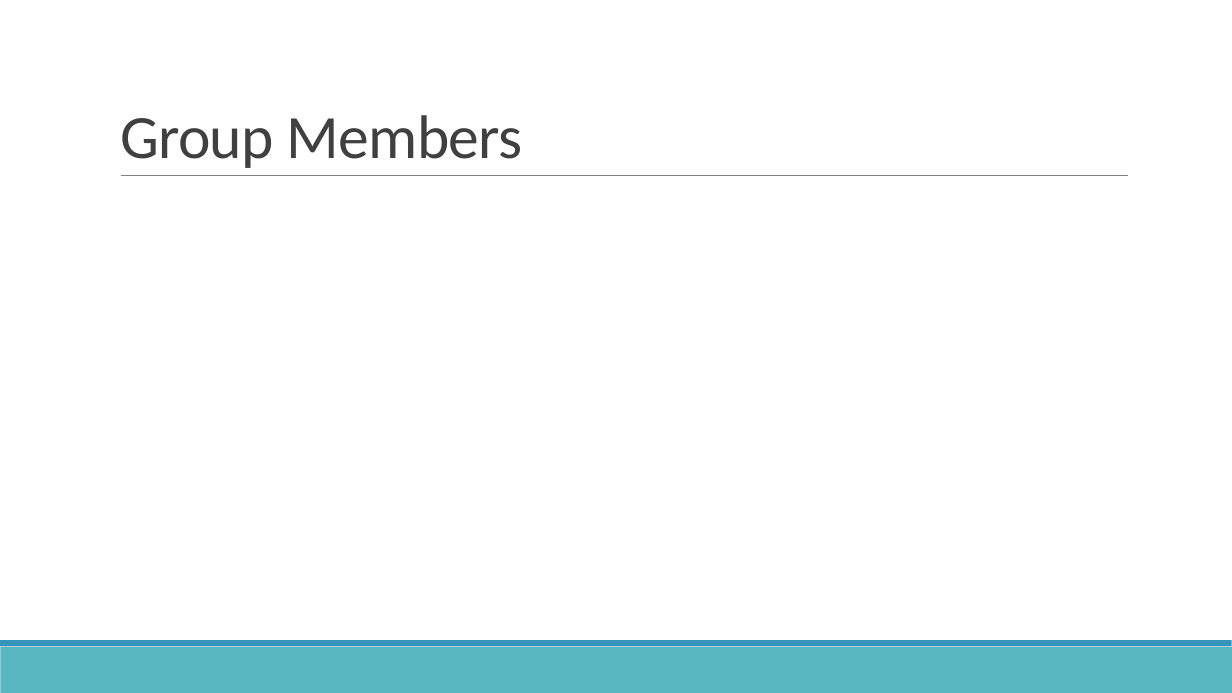
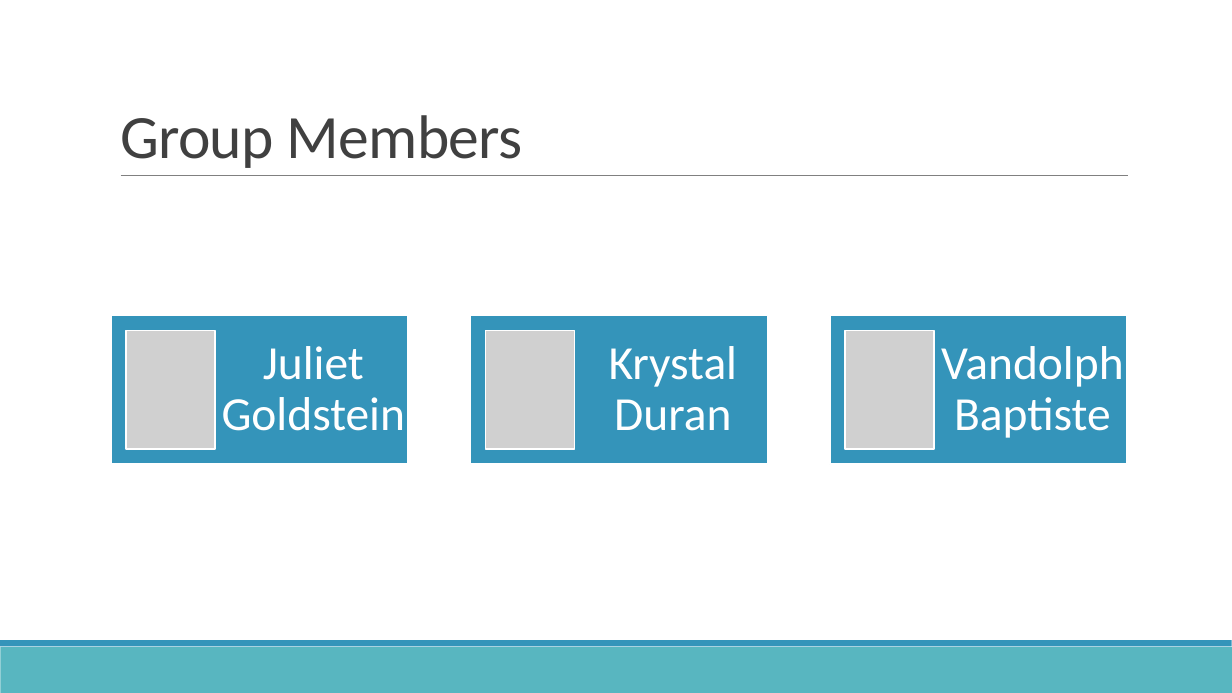
Before and after one commit to Group4Project1/project1, a slide deck: slide 2 of Assets/presentation/Group 4 Project 1 Presentation.pptx. Drawn at 1232x693 pixels with LibreOffice and Linux fonts; fonts in the diff are those of the drawing; grey boxes stand for pictures. Boxes give left, top, right and bottom in pixels: in the first picture for what was removed or moved away, otherwise in the second. Text is boxed around its words. In the diff, an @@ line names an element or a change of style, - is before the commit and + after.

```diff
--- a/Assets/presentation/Group 4 Project 1 Presentation.pptx
+++ b/Assets/presentation/Group 4 Project 1 Presentation.pptx
@@ group added at (x1=111, y1=315, x2=1128, y2=464): 3 rectangles, 3 texts, 3 pictures @@
+Juliet Goldstein
+Krystal Duran
+Vandolph Baptiste
```
Also in this commit, not shown: 4 other slides changed, 1 slide added, 1 slide removed.
